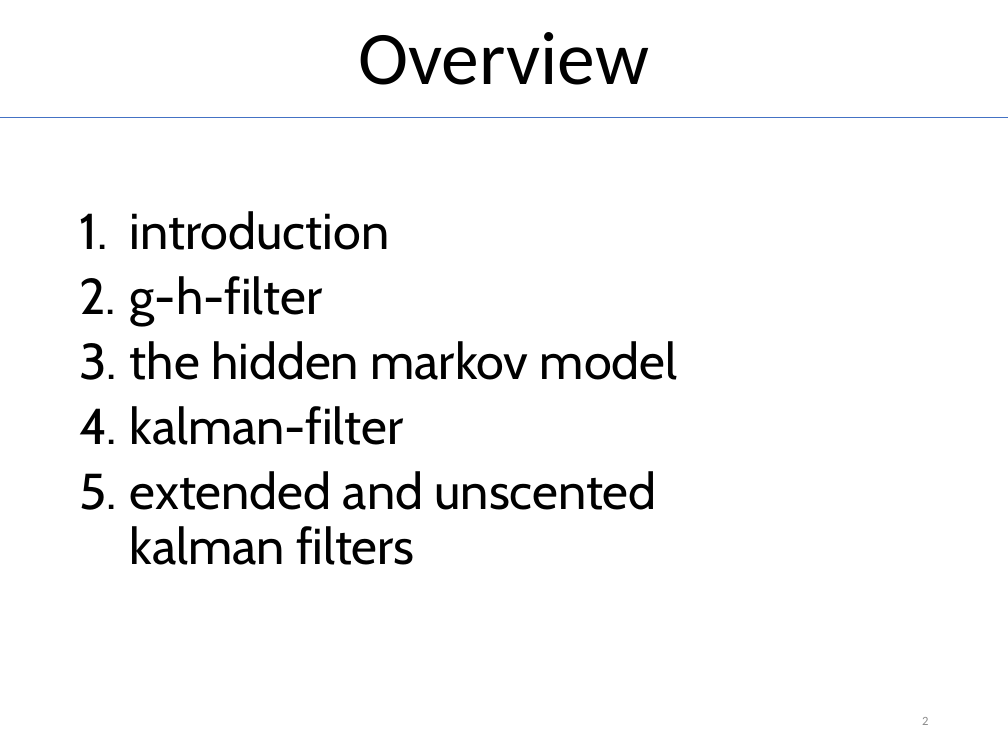
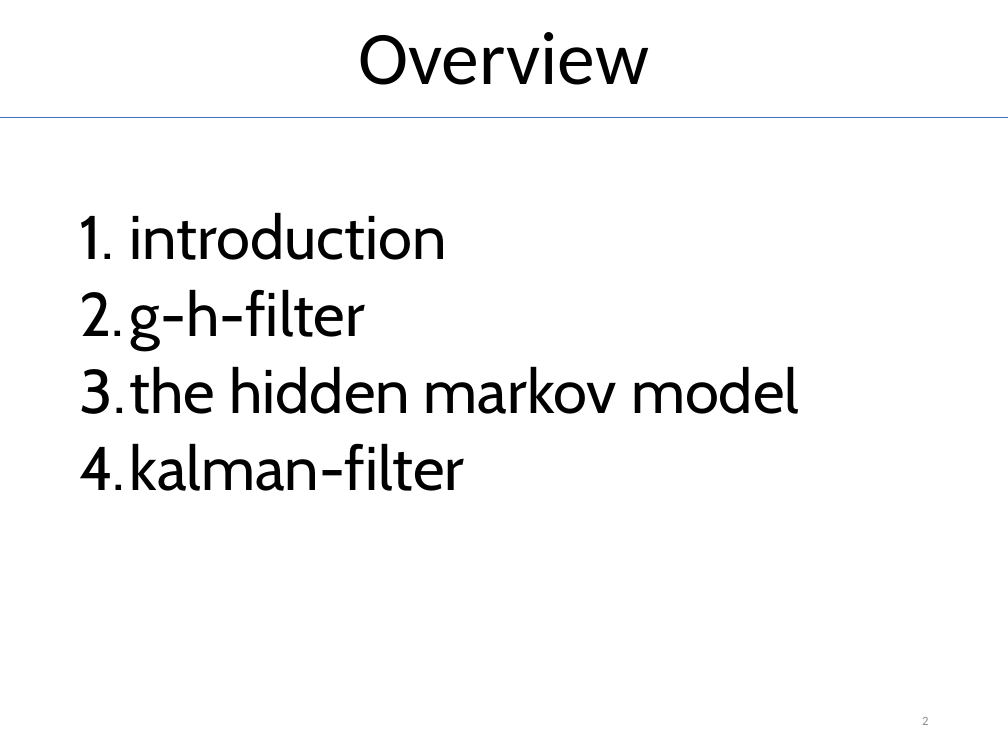
Before and after one commit to MichiHo/flocking, a slide deck: slide 2 of vortrag/ba_seminar_presentation.pptx. Drawn at 1008x756 pixels with LibreOffice and Linux fonts; fonts in the diff are those of the drawing. Boxes give left, top, right and bottom in pixels: in the first picture for what was removed or moved away, otherwise in the second. Text is boxed around its words. In the diff, an @@ line names an element or a change of style, - is before the commit and + after.

```diff
--- a/vortrag/ba_seminar_presentation.pptx
+++ b/vortrag/ba_seminar_presentation.pptx
@@ text "introduction" at (79,212,799,491): size 36 to 44 pt @@
@@ text at (130,471,657,565): paragraph removed @@
-5. extended and unscented
-   kalman filters
```
Also in this commit, not shown: 6 other slides changed, 1 slide removed, 10 other files.
